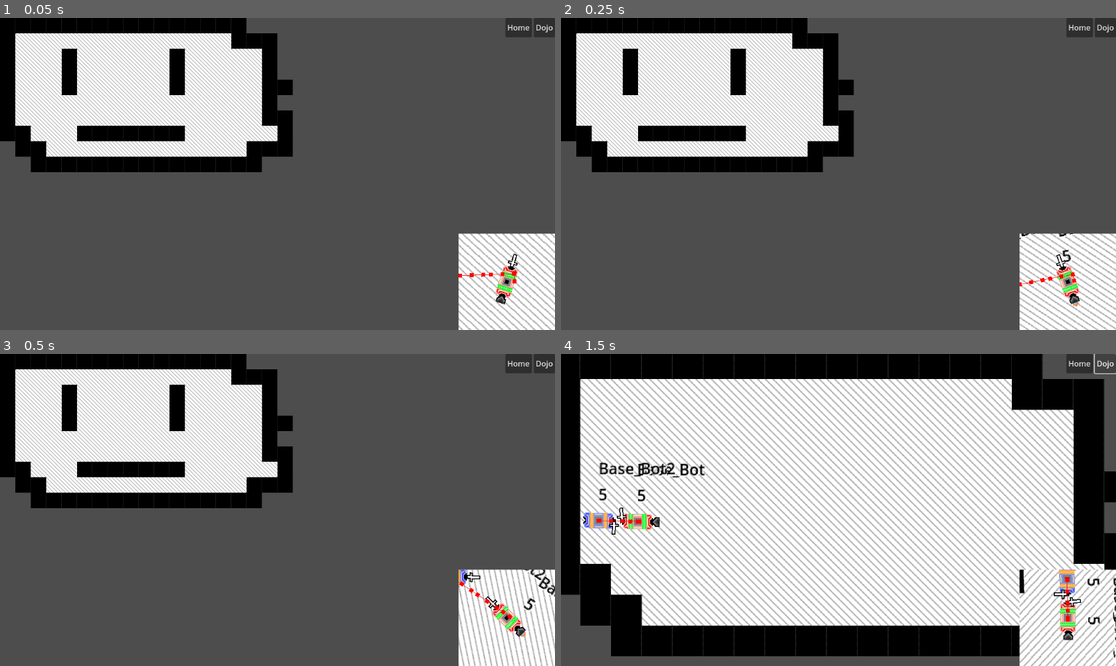
Above: before the commit, frames 1-4 (two rows, left to right).
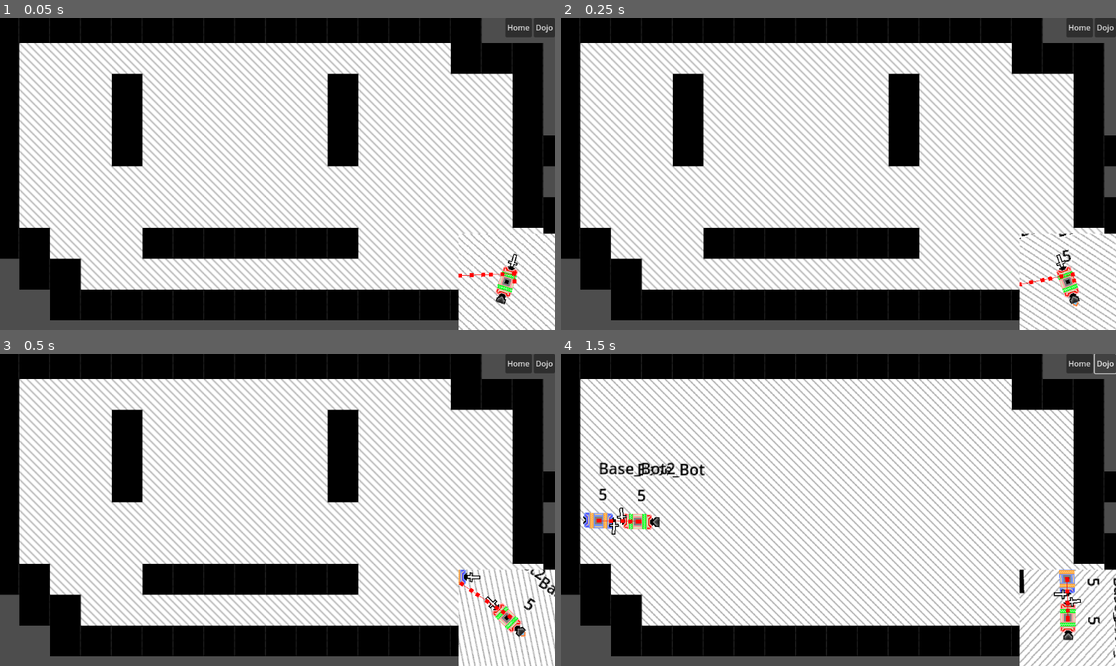
Above: after the commit, the same moments.

Repository: CWmain/botManager
Game: Godot game, scene res://Scene/base.tscn
Same seed, same stepped clock (60 frames per second), same inputs: the game is played once before the commit and once after it.
Inputs:
- Up to frame 1 (0.05 s): no input
- Up to frame 2 (0.25 s): no input
- Up to frame 3 (0.5 s): no input
- Up to frame 4 (1.5 s): click "Home" at 0.5 s; click "Dojo" at 1.25 s

The runs differ from the first frame. In frame 1, 79% of the frame differs, in the area x 0-100%, y 0-97%; in frame 2, 79%; in frame 3, 79%; in frame 4, nothing differs.

Commit message:
Added export variable onto the bot that reparents them to home on death

Diff:
--- a/Objects/Bots/base_bot.gd
+++ b/Objects/Bots/base_bot.gd
@@ -53,6 +53,8 @@
 # Death
 @onready var bot_explode: CPUParticles2D = $Bot_Explode
 
+# Moving Scenes
+@export var home: SubViewport
 
 signal attackComplete
 signal withinAttackRange
@@ -216,5 +218,4 @@
 	bot_explode.emitting = true
 
 func _on_bot_explode_finished() -> void:
-	hide()
-	process_mode = Node.PROCESS_MODE_DISABLED
+	reparent(home)
--- a/Scene/base.tscn
+++ b/Scene/base.tscn
@@ -51,22 +51,22 @@
 grow_vertical = 2
 stretch = true
 
-[node name="SubViewport" type="SubViewport" parent="Dojo"]
+[node name="DojoSV" type="SubViewport" parent="Dojo"]
 transparent_bg = true
 handle_input_locally = false
 canvas_item_default_texture_filter = 0
 size = Vector2i(1152, 648)
 render_target_update_mode = 4
 
-[node name="TileMapLayer" type="TileMapLayer" parent="Dojo/SubViewport"]
+[node name="TileMapLayer" type="TileMapLayer" parent="Dojo/DojoSV"]
 tile_map_data = PackedByteArray("AAAAAAYAAAAAAAAAAAABAAYAAAABAAAAAAACAAYAAAABAAAAAAADAAYAAAABAAAAAAAEAAYAAAABAAAAAAAFAA …(2928 unchanged characters)…
 tile_set = SubResource("TileSet_t37pv")
 
-[node name="Camera2D" type="Camera2D" parent="Dojo/SubViewport"]
+[node name="Camera2D" type="Camera2D" parent="Dojo/DojoSV"]
 position = Vector2(300, 168)
 zoom = Vector2(2, 2)
 
-[node name="Base_Bot" parent="Dojo/SubViewport" node_paths=PackedStringArray("foe") instance=ExtResource("3_0ce0i")]
+[node name="Base_Bot" parent="Dojo/DojoSV" node_paths=PackedStringArray("foe", "home") instance=ExtResource("3_0ce0i")]
 position = Vector2(132, 188)
 c_original = ExtResource("3_grk85")
 c_reColor = ExtResource("4_vtgk1")
@@ -78,14 +78,15 @@
 })
 e_head = ExtResource("5_grk85")
 foe = NodePath("../Base_Bot2")
+home = NodePath("../../../Home/HomeSV")
 
-[node name="DebugDisplay" parent="Dojo/SubViewport" node_paths=PackedStringArray("toDisplay") instance=ExtResource("6_p35hx")]
+[node name="DebugDisplay" parent="Dojo/DojoSV" node_paths=PackedStringArray("toDisplay") instance=ExtResource("6_p35hx")]
 toDisplay = NodePath("../Base_Bot")
 
-[node name="DebugDisplay2" parent="Dojo/SubViewport" node_paths=PackedStringArray("toDisplay") instance=ExtResource("6_p35hx")]
+[node name="DebugDisplay2" parent="Dojo/DojoSV" node_paths=PackedStringArray("toDisplay") instance=ExtResource("6_p35hx")]
 toDisplay = NodePath("../Base_Bot2")
 
-[node name="Base_Bot2" parent="Dojo/SubViewport" node_paths=PackedStringArray("foe") instance=ExtResource("3_0ce0i")]
+[node name="Base_Bot2" parent="Dojo/DojoSV" node_paths=PackedStringArray("foe", "home") instance=ExtResource("3_0ce0i")]
 position = Vector2(51, 179)
 statBases = Dictionary[int, float]({
 0: 1000.0,
@@ -96,6 +97,7 @@
 e_head = ExtResource("5_grk85")
 e_legs = null
 foe = NodePath("../Base_Bot")
+home = NodePath("../../../Home/HomeSV")
 
 [node name="Home" type="SubViewportContainer" parent="."]
 layout_mode = 1
@@ -106,14 +108,18 @@
 grow_vertical = 2
 stretch = true
 
-[node name="SubViewport" type="SubViewport" parent="Home"]
+[node name="HomeSV" type="SubViewport" parent="Home"]
 handle_input_locally = false
 size = Vector2i(1152, 648)
 render_target_update_mode = 4
 
-[node name="TileMapLayer" type="TileMapLayer" parent="Home/SubViewport"]
+[node name="TileMapLayer" type="TileMapLayer" parent="Home/HomeSV"]
 tile_map_data = PackedByteArray("AAAAAAYAAAAAAAAAAAABAAYAAAABAAAAAAACAAYAAAABAAAAAAADAAYAAAABAAAAAAAEAAYAAAABAAAAAAAFAA …(2928 unchanged characters)…
 tile_set = SubResource("TileSet_t37pv")
+
+[node name="Camera2D" type="Camera2D" parent="Home/HomeSV"]
+position = Vector2(300, 168)
+zoom = Vector2(2, 2)
 
 [node name="MiniView" parent="." node_paths=PackedStringArray("toTrack") instance=ExtResource("3_vtgk1")]
 layout_mode = 1
@@ -128,7 +134,7 @@
 offset_bottom = 0.0
 grow_horizontal = 0
 grow_vertical = 0
-toTrack = NodePath("../Dojo/SubViewport/Base_Bot")
+toTrack = NodePath("../Dojo/DojoSV/Base_Bot")
 cameraZoomScale = 2.0
 
 [node name="TopBarUI" parent="." instance=ExtResource("9_4pfap")]
